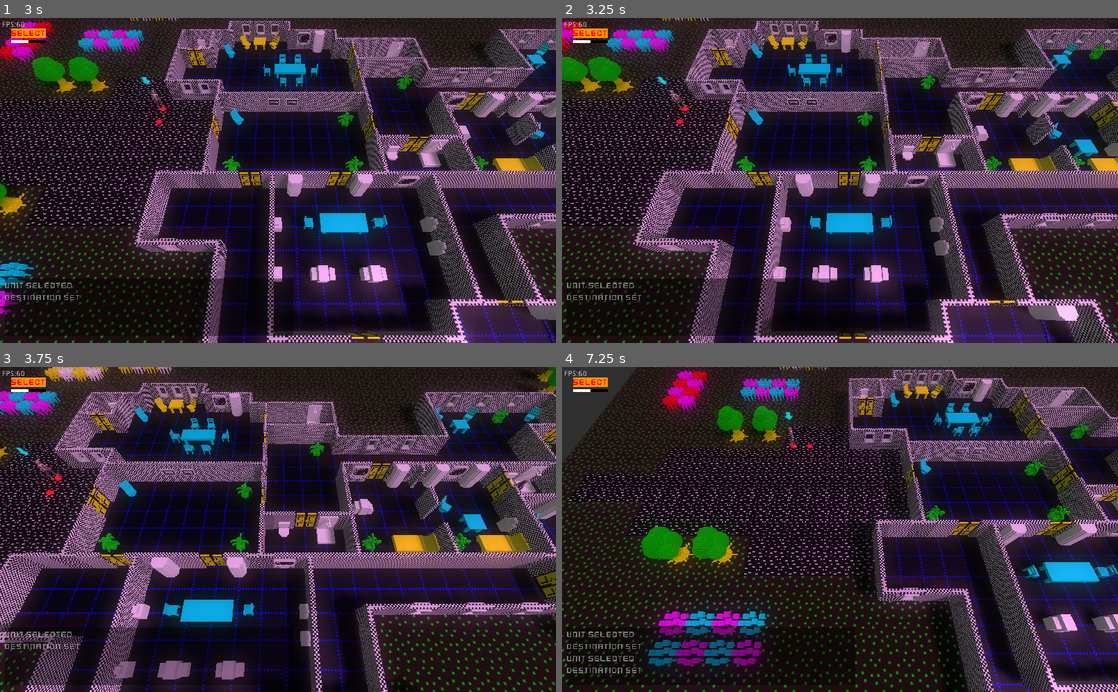
Above: before the commit, frames 1-4 (two rows, left to right).
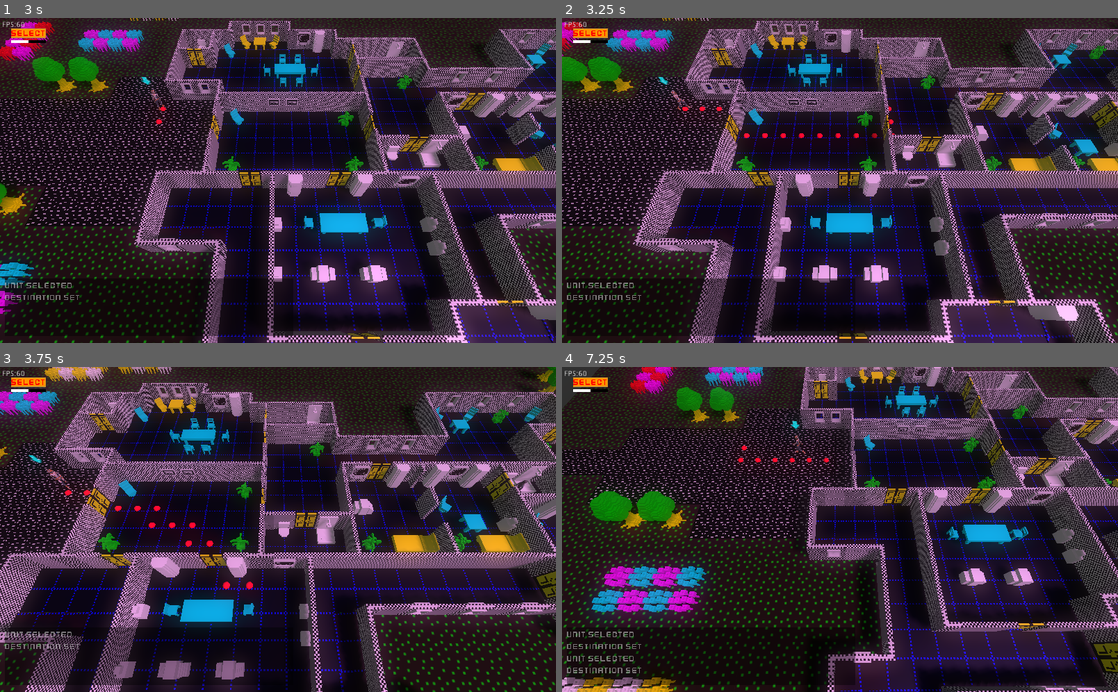
Above: after the commit, the same moments.

Repository: SteveSmith16384/LaserFodder
Game: Godot game, scene res://Main.tscn
Two runs of this game, one before a commit and one after it. Both use one fixed random seed, a clock stepped at 60 frames per second and the inputs below.
Inputs (mouse positions are in pixels of both pictures, inside the frame that each line leads up to):
- Up to frame 1 (3 s): click "Select" at 0.5 s; move the mouse to (400, 164) at 1.27 s; hold Right (ui_right) 1.28-2.03 s; tap 1 (unit_1) at 1.35 s; click (400, 164) at 1.42 s; move the mouse to (166, 196) at 2.02 s; hold Down (ui_down) 2.03-2.78 s; tap 2 (unit_2) at 2.1 s; click (166, 196) at 2.17 s; move the mouse to (333, 109) at 2.77 s; hold Right (ui_right) from 2.78 s (still down); tap 3 (unit_3) at 2.85 s; click (333, 109) at 2.92 s
- Up to frame 2 (3.25 s): keep holding Right (ui_right)
- Up to frame 3 (3.75 s): move the mouse to (250, 594) at 3.52 s; release Right (ui_right) at 3.53 s; hold Up (ui_up) from 3.53 s (still down); tap 4 (unit_4) at 3.6 s; click (250, 594) at 3.67 s
- Up to frame 4 (7.25 s): move the mouse to (1006, 578) at 4.27 s; release Up (ui_up) at 4.28 s; hold Left (ui_left) 4.28-5.78 s; tap one key every 0.75 s from 4.35 s: 5 (unit_5) 1 (unit_1) 2 (unit_2) 3 (unit_3); click (1006, 578) at 4.42 s; move the mouse to (673, 480) at 5.02 s; click (673, 480) at 5.17 s; move the mouse to (867, 529) at 5.77 s; hold Down (ui_down) 5.78-6.53 s; click (867, 529) at 5.92 s; move the mouse to (756, 448) at 6.52 s; hold Right (ui_right) from 6.53 s (still down); click (756, 448) at 6.67 s

Frame 1 is identical in both runs. In frame 2, 0.2% of the frame differs, in the area x 17-72%, y 18-89%; in frame 3, 0.4%; in frame 4, 53%, in the area x 0-100%, y 0-100%.
Error before the commit: Invalid get index '1' (on base: 'Array'). (res://GameScene.gd:28)
Error after the commit: Invalid get index '1' (on base: 'Array'). (res://GameScene.gd:32)

Commit message:
Improved player shooting

Diff:
--- a/src/Bullet.gd
+++ b/src/Bullet.gd
@@ -7,7 +7,8 @@
 var shooter
 
 func _ready():
-	#main = get_tree().get_root().get_node("Main")
+	if shooter == null:
+		push_warning("No shooter!")
 	pass
 
 
--- a/src/EnemyDroid.tscn
+++ b/src/EnemyDroid.tscn
@@ -12,7 +12,7 @@
 [ext_resource path="res://Sparks.tscn" type="PackedScene" id=10]
 
 [sub_resource type="CylinderShape" id=1]
-height = 1.4635
+height = 1.50772
 radius = 0.414417
 
 [node name="EnemyDroid" type="KinematicBody" groups=["droid", "enemy"]]
@@ -27,15 +27,16 @@
 [node name="MakeCentre" type="Spatial" parent="Rotator"]
 
 [node name="MeshInstance" type="MeshInstance" parent="Rotator/MakeCentre"]
-transform = Transform( -4.37114e-08, 0, 1, 0, 1, 0, -1, 0, -4.37114e-08, -1.34721, 0.00878421, -1.45239 )
+transform = Transform( -4.80825e-08, 0, 1.1, 0, 1.1, 0, -1.1, 0, -4.80825e-08, -1.455, 0.00878421, -1.57814 )
 mesh = ExtResource( 1 )
 skeleton = NodePath("../../..")
 material/0 = ExtResource( 3 )
 
 [node name="Sparks" parent="Rotator/MakeCentre/MeshInstance" instance=ExtResource( 10 )]
+transform = Transform( -1, 0, -8.74228e-08, 0, 1, 0, 8.74228e-08, 0, -1, -1.41265, 0.938866, 1.67395 )
 
 [node name="CollisionShape" type="CollisionShape" parent="."]
-transform = Transform( 1, 0, 0, 0, 1, 0, 0, 0, 1, 0, 0.723337, 0 )
+transform = Transform( 1, 0, 0, 0, 1, 0, 0, 0, 1, 0, 0.768248, 0 )
 shape = SubResource( 1 )
 
 [node name="Death_Timer" type="Timer" parent="."]
--- a/src/EventBus.gd
+++ b/src/EventBus.gd
@@ -3,11 +3,11 @@
 signal player_selected
 signal enemy_selected
 
-func player_selected(player:Spatial):
-	emit_signal("player_selected", player)
+func player_selected(_player:Spatial):
+	#emit_signal("player_selected", player)
 	pass
 
 
-func enemy_selected(enemy:Spatial):
-	emit_signal("enemy_selected", enemy)
+func enemy_selected(_enemy:Spatial):
+	#emit_signal("enemy_selected", enemy)
 	pass
--- a/src/GameScene.gd
+++ b/src/GameScene.gd
@@ -3,7 +3,11 @@
 var player_class = preload("res://PlayerUnit.tscn")
 
 var selected_unit: KinematicBody
-var mouse_clicked_event:InputEventMouseButton
+
+#var mouse_clicked_event:InputEventMouseButton
+var destination_clicked = false
+var shoot_clicked = false
+var mouse_pos := Vector2()
 
 func _ready():
 	# Create players
@@ -39,33 +43,43 @@
 
 
 func _physics_process(_delta):
-	if mouse_clicked_event != null:
-		if selected_unit == null:
-			return
+	if selected_unit == null:
+		return
 
+	if destination_clicked or shoot_clicked:# mouse_clicked_event != null:
 		var camera = $CameraController/Camera
-		var from = camera.project_ray_origin(mouse_clicked_event.position)
-		var to = from + camera.project_ray_normal(mouse_clicked_event.position) * 1000#ray_length
+		var from = camera.project_ray_origin(mouse_pos)
+		var to = from + camera.project_ray_normal(mouse_pos) * 1000#ray_length
 		#print("Click:" + str(to))
 		var result = get_world().direct_space_state.intersect_ray(from, to)
 		if result.size() > 0:
-			if result.collider.is_in_group("floor"):# == $City/Floor:
-				if mouse_clicked_event.button_index == 1:
+			if destination_clicked: #mouse_clicked_event.button_index == 1:
+				if result.collider.is_in_group("floor"):
 					var can_move = selected_unit.get_node("CanMove")
 					CanMove.set_destination(selected_unit, can_move, result.position)
 					append_log("Destination set")
-				else:
-					# Shoot!
-					var can_shoot = selected_unit.get_node("CanShoot")
-					can_shoot.shoot(result.position)
+					destination_clicked = false
+			elif shoot_clicked:
+				# Shoot!
+				var can_shoot = selected_unit.get_node("CanShoot")
+				can_shoot.shoot(result.position)
+				#print("Shooting!")
 			pass
-		mouse_clicked_event = null
+#		mouse_clicked_event = null
 	pass
 
 
 func _unhandled_input(event):
-	if event is InputEventMouseButton and event.pressed:# and event.button_index == 1:
-		mouse_clicked_event = event
+	if event is InputEventMouse:
+		var ev: InputEventMouse = event
+		mouse_pos = ev.global_position
+	if event is InputEventMouseButton:# and event.pressed:# and event.button_index == 1:
+		var ev: InputEventMouseButton = event
+		if ev.button_mask == 1 and ev.button_index == 1:
+			destination_clicked = true
+		if ev.button_index == 2:
+			shoot_clicked = ev.pressed
+#		mouse_clicked_event = event
 	pass
 
 
--- a/src/PlayerUnit.gd
+++ b/src/PlayerUnit.gd
@@ -48,6 +48,7 @@
 
 
 func turn_to_face(point:Vector3):
+	point.y = $Rotator.global_translation.y
 	$Rotator.look_at(point, Vector3.UP)
 	$Rotator.rotation.y -= PI/2
 	pass
--- a/src/PlayerUnit.tscn
+++ b/src/PlayerUnit.tscn
@@ -38,7 +38,7 @@
 [node name="BloodSplatter" parent="Rotator/Spacesuit" instance=ExtResource( 7 )]
 
 [node name="Muzzle" type="Position3D" parent="Rotator"]
-transform = Transform( 1, 0, 0, 0, 1, 0, 0, 0, 1, -0.64001, 1.306, -0.213336 )
+transform = Transform( 1, 0, 0, 0, 1, 0, 0, 0, 1, -0.64001, 1.05187, -0.213336 )
 
 [node name="DebuggingSphere" parent="Rotator/Muzzle" instance=ExtResource( 6 )]
 visible = false
